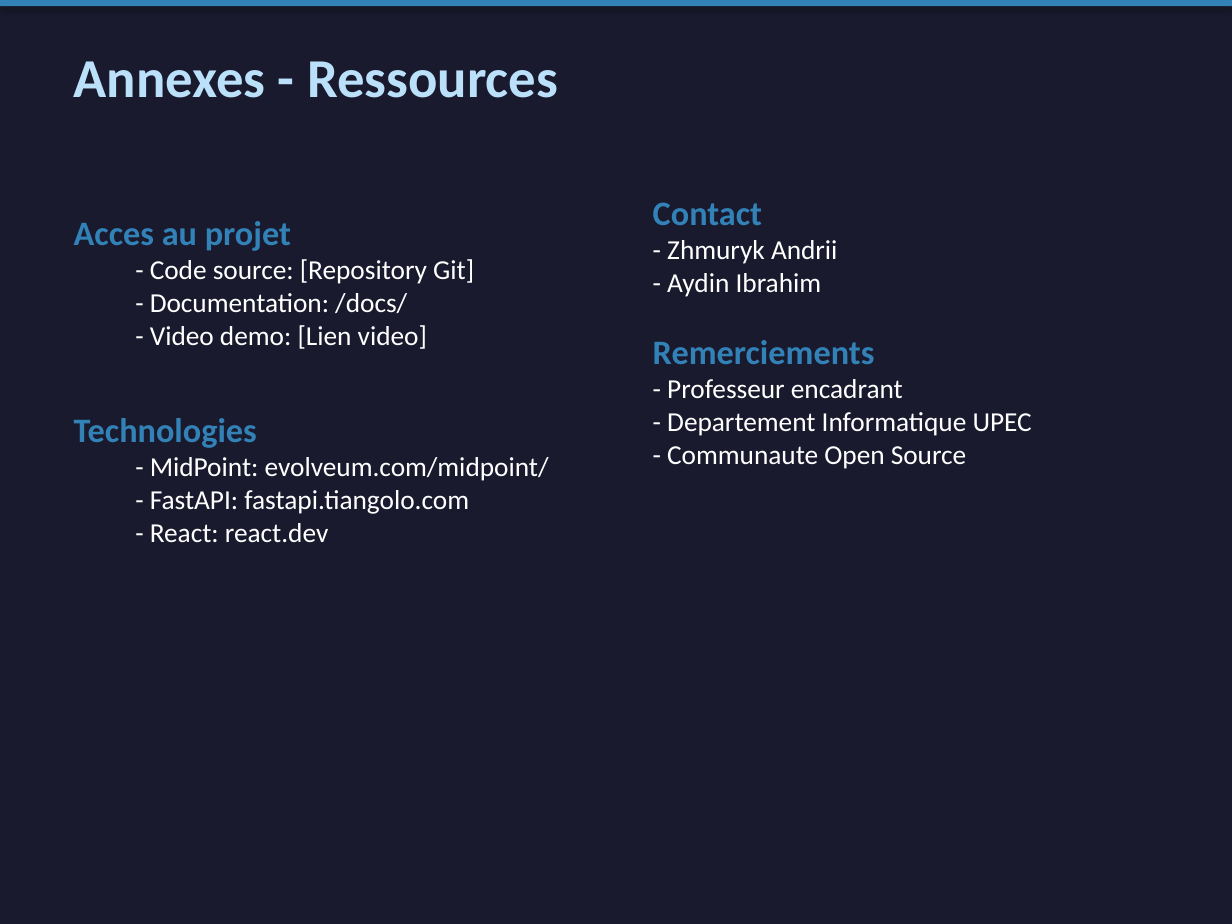
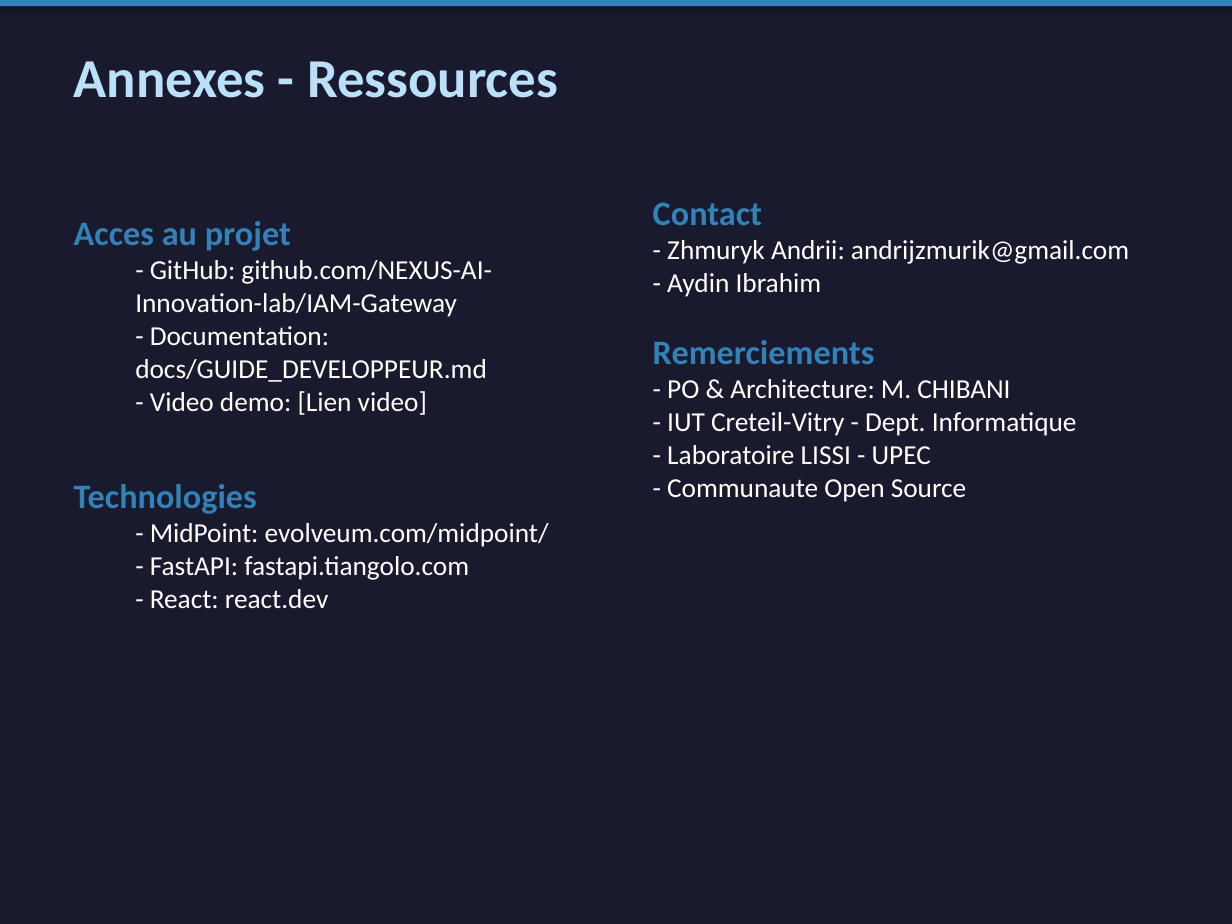
Before and after one commit to Nostradam4ik/IAM-Gateway, a slide deck: slide 24 of presentations/IAM_Gateway_UPEC.pptx. Drawn at 1232x924 pixels with LibreOffice and Linux fonts; fonts in the diff are those of the drawing. Boxes give left, top, right and bottom in pixels: in the first picture for what was removed or moved away, otherwise in the second. Text is boxed around its words. In the diff, an @@ line names an element or a change of style, - is before the commit and + after.

Commit message:
Regenerate PPTX presentation with updated team and logos
- Add IUT Creteil-Vitry and LISSI logos to title slide
- Add PO M. CHIBANI and NEXUS AI Innovation Lab
- Update date to February 2026
- Fix multi-language status to 100%
- Fix 14 Docker services (was 15)
- Add GitHub link in annexes
- Fix python-pptx RGBColor import compatibility

```diff
--- a/presentations/IAM_Gateway_UPEC.pptx
+++ b/presentations/IAM_Gateway_UPEC.pptx
@@ text at (135, 260, 492, 382): text changed @@
-  - Code source: [Repository Git]
-  - Documentation: /docs/
+  - GitHub: github.com/NEXUS-AI-Innovation-lab/IAM-Gateway
+  - Documentation: docs/GUIDE_DEVELOPPEUR.md
@@ text at (667, 240, 1129, 264): text changed @@
-- Zhmuryk Andrii
+- Zhmuryk Andrii: andrijzmurik@gmail.com
@@ text at (667, 379, 1077, 464): text changed @@
-- Professeur encadrant
-- Departement Informatique UPEC
+- PO & Architecture: M. CHIBANI
+- IUT Creteil-Vitry - Dept. Informatique
+- Laboratoire LISSI - UPEC
```
Also in this commit, not shown: 7 other slides changed, 1 other file.
